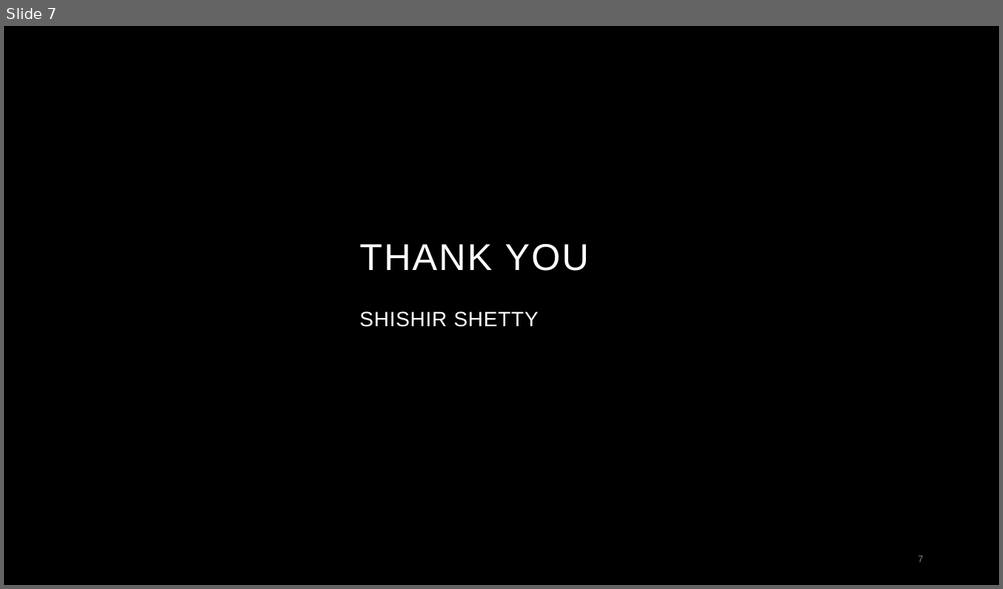
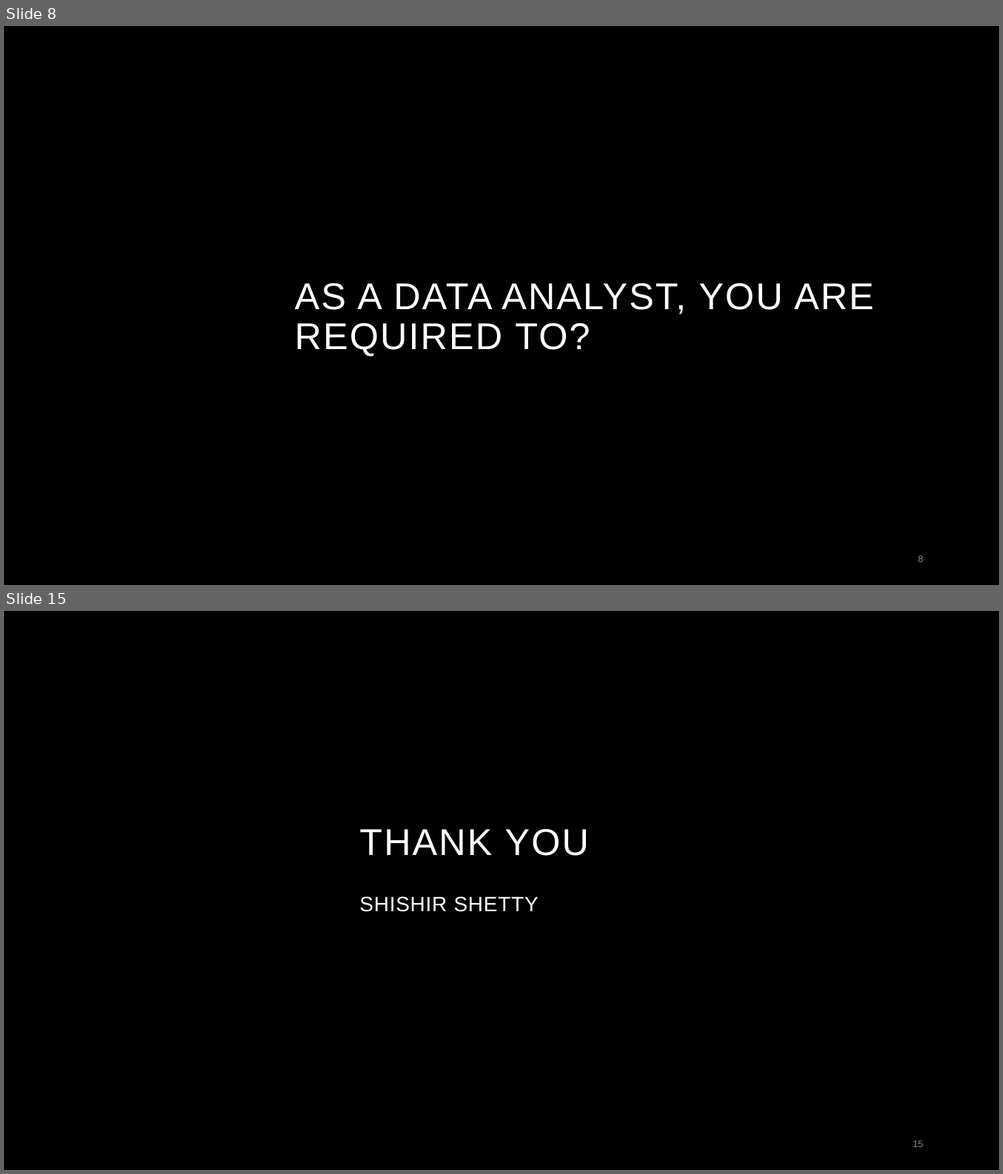
Before and after one commit to Shishir-Shetty/Assignment, a slide deck: PEI.pptx. Shown one above the other, each under a label of ours: slide 7 before the commit, slides 8 and 15 after it; the slides between them are not shown. The pictures are 1003x589 and 1003x1174 pixels, drawn with LibreOffice and Linux fonts; fonts in the diff are those of the drawing; background and template pictures are left out. Boxes give left, top, right and bottom in pixels: in the first picture for what was removed or moved away, otherwise in the second. Text is boxed around its words. In the diff, an @@ line names an element or a change of style, - is before the commit and + after.

```diff
--- a/PEI.pptx
+++ b/PEI.pptx
@@ slide 8 added at bbox=[4, 26, 999, 585], background #000000 @@
@@ title added at bbox=[295, 283, 874, 357], 36 pt, text #FFFFFF @@
+AS A DATA ANALYST, YOU ARE REQUIRED TO?
@@ page number added at bbox=[918, 556, 923, 562], 9 pt, text #8C8C8C @@
+8
@@ what was slide 7 is now slide 15 @@
@@ page number at bbox=[913, 1141, 923, 1147]: text changed @@
-7
+15
```
Also in this commit, not shown: 4 slides changed, 7 other slides added.
